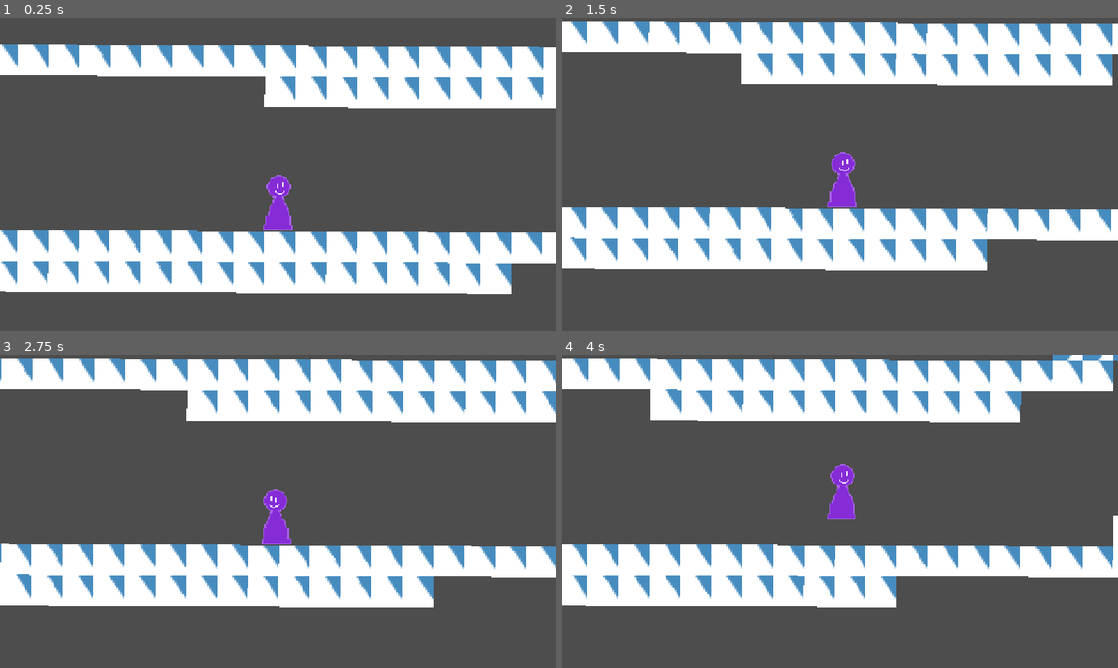
Above: before the commit, frames 1-4 (two rows, left to right).
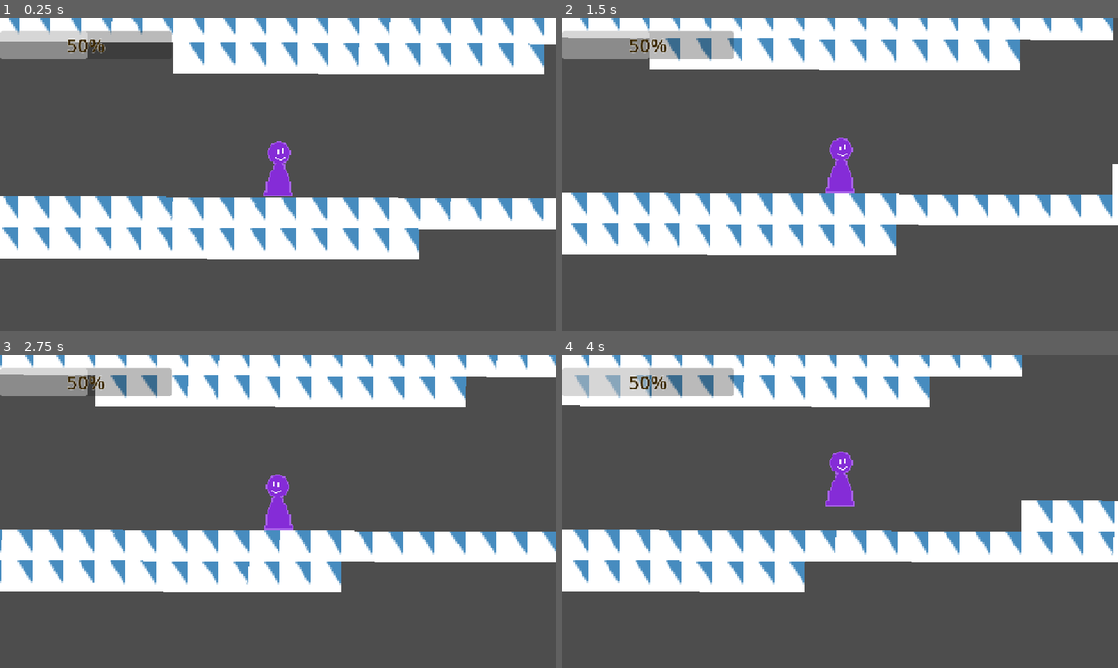
Above: after the commit, the same moments.

Repository: Approxamatrix/Ug-gamejam-summer-2025
Game: Godot game, scene res://Scenes/Levels/Intro.tscn
The game is run twice, just before and just after one commit, with the same random seed, the same clock (stepped at 60 frames per second) and the same inputs. The engine's default icon, where the game draws it, is replaced by a stand-in: a white triangle on a blue panel in a dark square.
Inputs:
- Up to frame 1 (0.25 s): no input
- Up to frame 2 (1.5 s): hold Shift (Dash) 0.53-1.28 s; hold D (MoveRight) from 0.53 s (still down); tap Space (Jump) at 0.77 s; tap / (Shield) at 1.35 s
- Up to frame 3 (2.75 s): tap Space (Jump) at 1.52 s; release D (MoveRight) at 2.03 s; hold A (MoveLeft) from 2.03 s (still down); tap , (Shoot) at 2.1 s
- Up to frame 4 (4 s): release A (MoveLeft) at 2.78 s; hold D (MoveRight) from 2.78 s (still down); tap Shift (Dash) at 2.85 s; tap Space (Jump) at 3.02, 3.77 s; tap / (Shield) at 3.6 s

The runs differ from the first frame. In frame 1, 43% of the frame differs, in the area x 0-100%, y 0-89%; in frame 2, 28%; in frame 3, 28%; in frame 4, 30%.

Commit message:
Made the FakeSprite and Camera nodes a part of the player that would get separated from it at runtime. Also, added an HP Bar.

Diff:
--- a/Scenes/Levels/Intro.tscn
+++ b/Scenes/Levels/Intro.tscn
@@ -8,9 +8,7 @@
 [ext_resource type="Texture2D" uid="uid://06q2ne2h4ai0" path="res://Sprites/Tiles/Intro/Foreground/FloatingPlatform.png" id="5_l56em"]
 [ext_resource type="PackedScene" uid="uid://cj3vm8nx1o1jj" path="res://Scenes/Player.tscn" id="6_5ikrd"]
 [ext_resource type="PackedScene" uid="uid://10hla38c1uxi" path="res://Scenes/Entities/Modules/UnlockDash.tscn" id="6_l56em"]
-[ext_resource type="Script" uid="uid://3gvuuhy0nnbn" path="res://Scripts/Entities/fake_player.gd" id="7_agkoq"]
 [ext_resource type="PackedScene" uid="uid://t20jlepxhm0y" path="res://Scenes/Entities/Enemies/Wallcrawler.tscn" id="8_ff37e"]
-[ext_resource type="Texture2D" uid="uid://ckvblg4h371ba" path="res://Sprites/Entities/Player/PlayerPlaceholder.png" id="9_l56em"]
 
 [sub_resource type="RectangleShape2D" id="RectangleShape2D_cmgem"]
 size = Vector2(2349, 128)
@@ -193,26 +191,6 @@
 [node name="Ranger4" parent="." instance=ExtResource("2_ff37e")]
 position = Vector2(6119, -199)
 
-[node name="Player" parent="." node_paths=PackedStringArray("Camera", "fakeplyr") instance=ExtResource("6_5ikrd")]
-position = Vector2(-190, 8)
-Camera = NodePath("../Camera2D")
-fakeplyr = NodePath("../FakePlayer")
-CameraoffsetY = -10
-
-[node name="Camera2D" type="Camera2D" parent="."]
-position = Vector2(5110, -392)
-scale = Vector2(0.546875, 0.984375)
-process_callback = 0
-
-[node name="FakePlayer" type="Sprite2D" parent="." node_paths=PackedStringArray("player")]
-physics_interpolation_mode = 1
-position = Vector2(5110, -392)
-scale = Vector2(2.5, 2.5)
-texture = ExtResource("9_l56em")
-script = ExtResource("7_agkoq")
-player = NodePath("../Player")
-metadata/_custom_type_script = "uid://3gvuuhy0nnbn"
-
 [node name="Ranger6" parent="." instance=ExtResource("2_ff37e")]
 position = Vector2(3168, -966)
 
@@ -239,3 +217,5 @@
 
 [node name="Wallcrawler5" parent="." instance=ExtResource("8_ff37e")]
 position = Vector2(20281, -209)
+
+[node name="Player" parent="." instance=ExtResource("6_5ikrd")]
--- a/Scenes/Levels/TestArea.tscn
+++ b/Scenes/Levels/TestArea.tscn
@@ -142,10 +142,9 @@
 
 [node name="TestRoom" type="Node2D"]
 
-[node name="Player" parent="." node_paths=PackedStringArray("Camera", "fakeplyr") instance=ExtResource("1_aok27")]
+[node name="Player" parent="." node_paths=PackedStringArray("Camera") instance=ExtResource("1_aok27")]
 position = Vector2(-648, 9)
 Camera = NodePath("../Camera2D")
-fakeplyr = NodePath("../FakePlayer")
 CameraoffsetY = -10
 
 [node name="Camera2D" type="Camera2D" parent="."]
--- a/Scenes/Player.tscn
+++ b/Scenes/Player.tscn
@@ -1,17 +1,18 @@
 [gd_scene load_steps=4 format=3 uid="uid://cj3vm8nx1o1jj"]
 
 [ext_resource type="Script" uid="uid://daophsysguk0e" path="res://Scripts/Player.gd" id="1_88kja"]
-[ext_resource type="Texture2D" uid="uid://c6uir1mqtm15g" path="res://icon.svg" id="2_it8n0"]
+[ext_resource type="Texture2D" uid="uid://ckvblg4h371ba" path="res://Sprites/Entities/Player/PlayerPlaceholder.png" id="2_kyqiw"]
 
 [sub_resource type="RectangleShape2D" id="RectangleShape2D_gbyq6"]
 size = Vector2(62, 116)
 
-[node name="Player" type="CharacterBody2D" node_paths=PackedStringArray("jumptimer", "dashtimer", "shieldtimer", "stuntimer", "healthlabel") groups=["Player"]]
+[node name="Player" type="CharacterBody2D" node_paths=PackedStringArray("healthbar", "jumptimer", "dashtimer", "shieldtimer", "stuntimer", "healthlabel", "Camera", "PlyrSprite") groups=["Player"]]
 physics_interpolation_mode = 1
 collision_layer = 2
 collision_mask = 3
 script = ExtResource("1_88kja")
 health = 10
+healthbar = NodePath("Camera2D/Control/CanvasLayer/MarginContainer/ProgressBar")
 gravity = 4.5
 basejumpheight = 210.0
 walkspeed = 400.0
@@ -21,15 +22,16 @@
 shieldtimer = NodePath("ShieldTimer")
 stuntimer = NodePath("StunTimer")
 bulletlimit = 3
-healthlabel = NodePath("Control/Label")
+healthlabel = NodePath("")
+Camera = NodePath("Camera2D")
+PlyrSprite = NodePath("Sprite2D")
 CameraoffsetY = 20
 CamMaxDistanceFromPlayer = 150.0
 
 [node name="Sprite2D" type="Sprite2D" parent="."]
-visible = false
 position = Vector2(0, 1)
-scale = Vector2(0.546875, 0.984375)
-texture = ExtResource("2_it8n0")
+scale = Vector2(2.5, 2.5)
+texture = ExtResource("2_kyqiw")
 
 [node name="CollisionShape2D" type="CollisionShape2D" parent="."]
 position = Vector2(0, 0.5)
@@ -47,26 +49,35 @@
 wait_time = 1.5
 one_shot = true
 
-[node name="Control" type="Control" parent="."]
-layout_mode = 3
-anchors_preset = 0
-offset_right = 40.0
-offset_bottom = 40.0
-
-[node name="Label" type="Label" parent="Control"]
-visible = false
-layout_mode = 1
-anchors_preset = -1
-anchor_left = -2.462
-anchor_top = -2.412
-anchor_right = -2.462
-anchor_bottom = -2.412
-offset_left = -51.52
-offset_top = -11.52
-offset_right = 51.48
-offset_bottom = 11.48
-text = "Health : "
-
 [node name="StunTimer" type="Timer" parent="."]
 wait_time = 0.7
 one_shot = true
+
+[node name="Camera2D" type="Camera2D" parent="."]
+
+[node name="Control" type="Control" parent="Camera2D"]
+layout_mode = 3
+anchors_preset = 15
+anchor_right = 1.0
+anchor_bottom = 1.0
+grow_horizontal = 2
+grow_vertical = 2
+
+[node name="CanvasLayer" type="CanvasLayer" parent="Camera2D/Control"]
+
+[node name="MarginContainer" type="MarginContainer" parent="Camera2D/Control/CanvasLayer"]
+anchors_preset = -1
+anchor_top = 0.043
+anchor_right = 0.309
+anchor_bottom = 1.0
+offset_top = -1.864
+offset_right = 0.0319824
+grow_horizontal = 2
+grow_vertical = 2
+
+[node name="ProgressBar" type="ProgressBar" parent="Camera2D/Control/CanvasLayer/MarginContainer"]
+layout_mode = 2
+theme_override_colors/font_color = Color(0.232263, 0.158507, 4.81308e-08, 1)
+theme_override_colors/font_outline_color = Color(1, 1, 1, 1)
+theme_override_constants/outline_size = 2
+theme_override_font_sizes/font_size = 40
--- a/Scripts/Player.gd
+++ b/Scripts/Player.gd
@@ -6,6 +6,8 @@
 
 @export var health : int
 
+@export var healthbar : ProgressBar
+
 var state : PlayerState
 
 @export var gravity : float
@@ -42,7 +44,9 @@
 
 @export var Camera : Camera2D
 
-@export var fakeplyr : FakePlayer
+@export var PlyrSprite : Sprite2D
+
+#@export var fakeplyr : Sprite2D
 
 @export var CameraoffsetY : int
 
@@ -50,6 +54,7 @@
 
 func _ready() -> void:
 
+
 	state = PlayerState.Idle
 
 	oldjumpheight = basejumpheight
@@ -60,6 +65,8 @@
 	facingdir = 1
 
 	GameAutoload.DecreasePlyrBulletCounter.connect(decrementbulletcounter)
+
+	SepSpriteandCam()
 
 
 	pass
@@ -417,49 +424,92 @@
 
 	pass
 
+func SepSpriteandCam():
+
+	if PlyrSprite != null:
+		#PlyrSprite.reparent(self.get_parent())
+
+		PlyrSprite.reparent.call_deferred(self.get_parent())
+		#
+		#self.remove_child(PlyrSprite)
+		#self.get_parent().get_parent().add_child.call_deferred(PlyrSprite)
+
+	else:
+		pass
+
+	if Camera != null:
+		#Camera.reparent(self.get_parent())
+				#self.remove_child(Camera)
+				#self.get_parent().get_parent().add_child.call_deferred(Camera)
+
+		Camera.reparent.call_deferred(self.get_parent())
+
+
+	#position = lerp(position,self.global_position,0.5)
+
+
+
+	pass
+
+
 
 func Cameramanager():
 
-	Camera.position.x =  fakeplyr.position.x
-
-	if is_on_floor():
-		Camera.position.y = lerp(Camera.position.y,fakeplyr.position.y + CameraoffsetY ,0.25)
-
-	if !is_on_floor():
-
-		var distancefromplyr
-		distancefromplyr = abs(fakeplyr.position.y - Camera.position.y)
-
-		if distancefromplyr >= CamMaxDistanceFromPlayer:
-			Camera.position.y = lerp(Camera.position.y, fakeplyr.position.y + CameraoffsetY,0.025)
-
-
-
-
-
-
-
+	if Camera != null:
+		Camera.position.x =  PlyrSprite.position.x
+
+		if is_on_floor():
+			Camera.position.y = lerp(Camera.position.y,PlyrSprite.position.y + CameraoffsetY ,0.25)
+
+		if !is_on_floor():
+
+			var distancefromplyr
+			distancefromplyr = abs(PlyrSprite.position.y - Camera.position.y)
+
+			if distancefromplyr >= CamMaxDistanceFromPlayer:
+				Camera.position.y = lerp(Camera.position.y, PlyrSprite.position.y + CameraoffsetY,0.025)
+
+
+
+
+
+
+
+			pass
+	else:
+		print("Camera doesn't exist !")
+
+
+	pass
+
+func SpriteLogic():
+
+	PlyrSprite.global_position = lerp(PlyrSprite.global_position,self.global_position,0.5)
+
+
+	if facingdir <= -1:
+		PlyrSprite.flip_h = true
 		pass
-
-
-
-	pass
-
-
+	else:
+		PlyrSprite.flip_h = false
+	pass
 
 func _physics_process(delta: float):
-
-
-
-
-	if Camera != null:
-		Cameramanager()
-		pass
-
-	else:
-		print("Error ! Player has no assigned camera !!")
-
-	healthlabel.text = "Health : " + str(health)
+	SpriteLogic()
+	Cameramanager()
+
+
+	#
+	#
+	#if Camera != null:
+		#
+		#pass
+		#
+	#else:
+		#print("Error ! Player has no assigned camera !!")
+
+	#healthlabel.text = "Health : " + str(health)
+	healthbar.value = health * 5
 
 	#print(" State :" + var_to_str(state))
 	if state != PlayerState.Dead :
Not shown: 1 places in Scenes/Levels/Intro.tscn that only renumber resources
